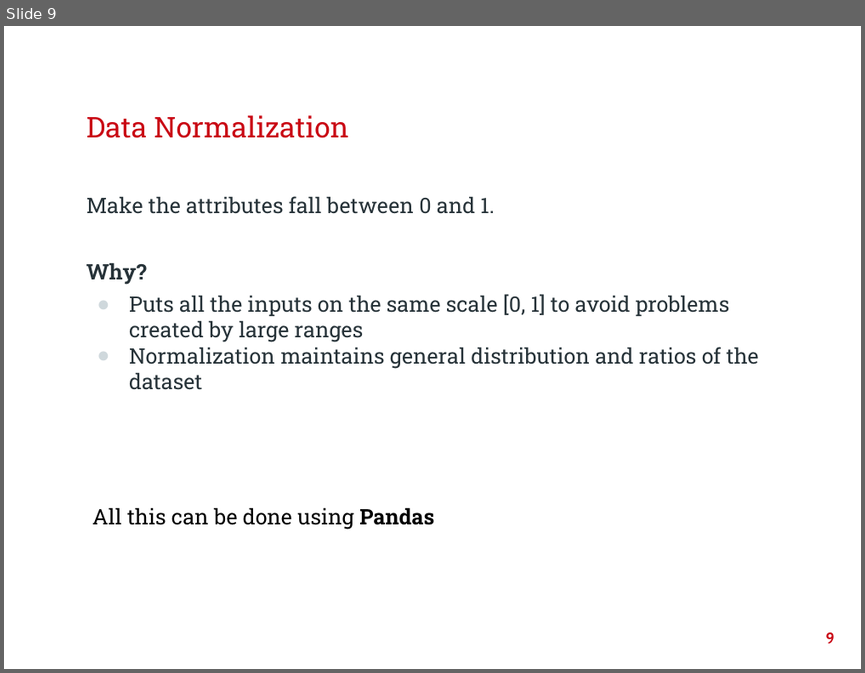
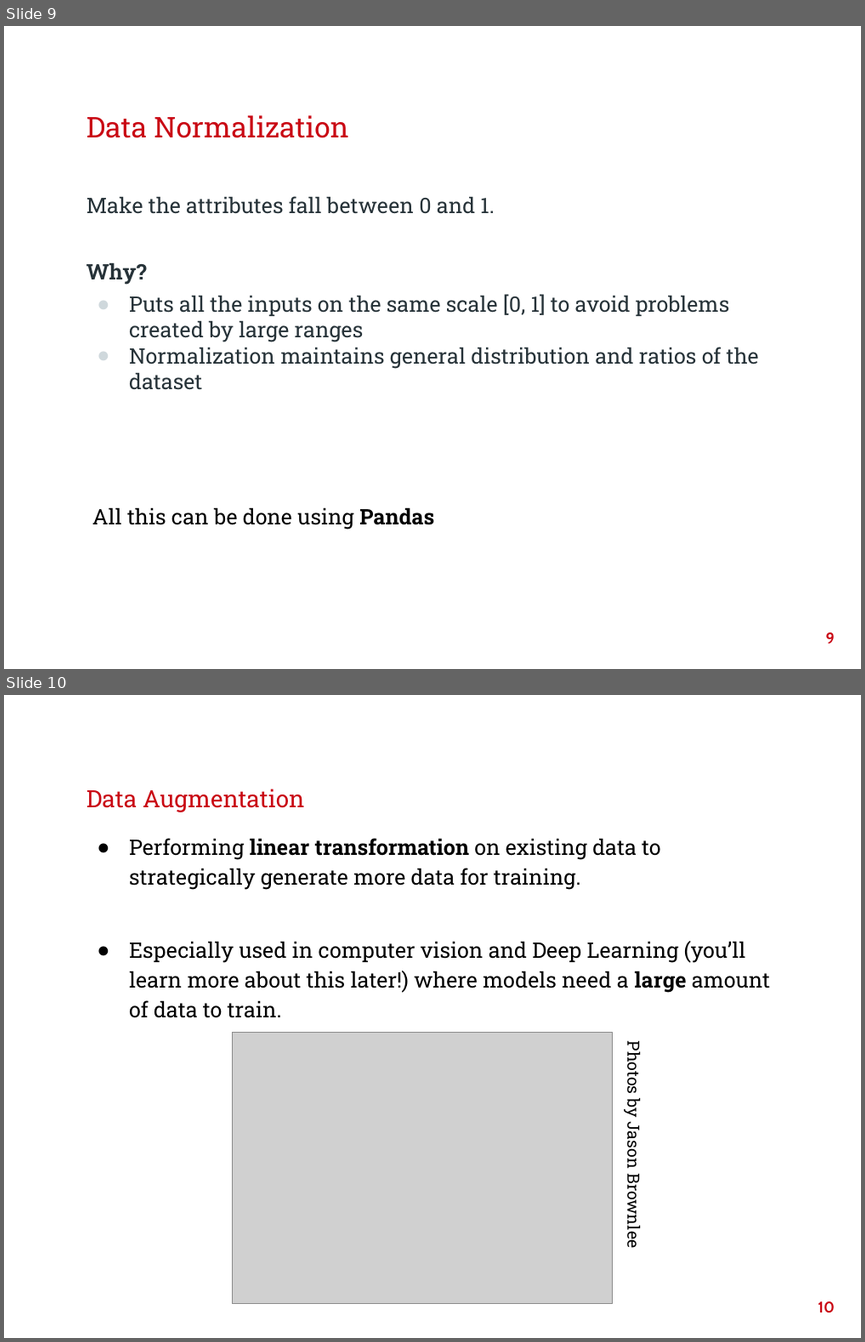
Before and after one commit to McGillAISociety/TechX, a slide deck: LectureSlides/Lecture 3_ Data Preprocessing and Intro Machine Learning Models_.pptx. Shown one above the other, each under a label of ours: slide 9 before the commit, slides 9 and 10 after it. The pictures are 865x673 and 865x1342 pixels, drawn with LibreOffice and Linux fonts; fonts in the diff are those of the drawing; grey boxes stand for pictures; background and template pictures are left out. Boxes give left, top, right and bottom in pixels: in the first picture for what was removed or moved away, otherwise in the second. Text is boxed around its words. In the diff, an @@ line names an element or a change of style, - is before the commit and + after.

Commit message:
updated lecture slides

```diff
--- a/LectureSlides/Lecture 3_ Data Preprocessing and Intro Machine Learning Models_.pptx
+++ b/LectureSlides/Lecture 3_ Data Preprocessing and Intro Machine Learning Models_.pptx
@@ slide 10 added at (4,695,861,1338), background picture (left out) @@
@@ title added at (86,789,304,812), 20 pt, text #C90813 @@
+Data Augmentation
@@ text added at (129,838,770,1018), 18 pt, text #000000 @@
+● Performing linear transformation on existing data to strategically generate more data for training.
+● Especially used in computer vision and Deep Learning (you’ll learn more about this later!) where models need a large amount of data to train.
@@ picture added at (232,1032,612,1304) @@
@@ text added at (623,1046,645,1247), 14 pt, text #000000 @@
+Photos by Jason Brownlee
@@ page number added at (817,1301,834,1313), 13 pt, text #C90813, bold @@
+10
```
Also in this commit, not shown: 7 other files.
